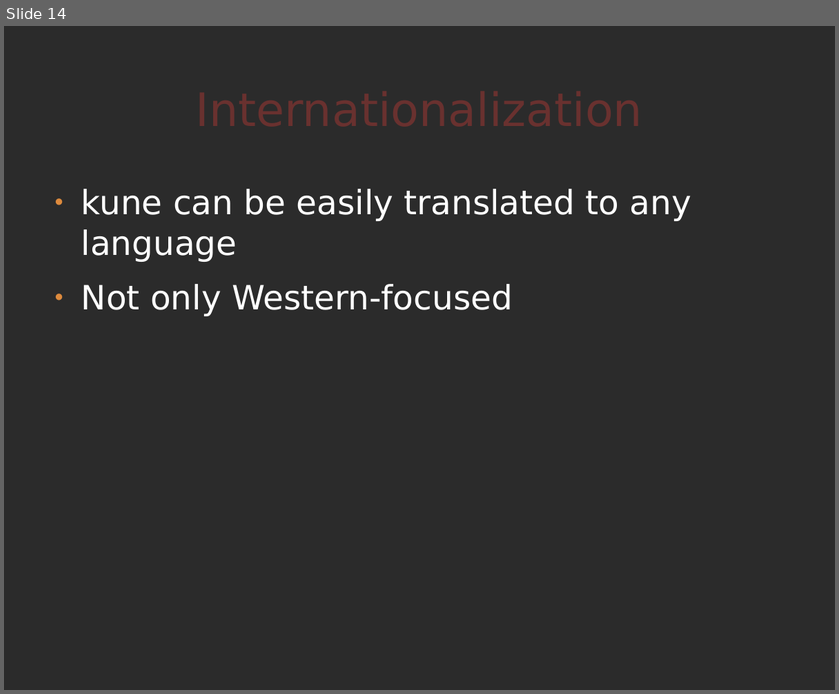
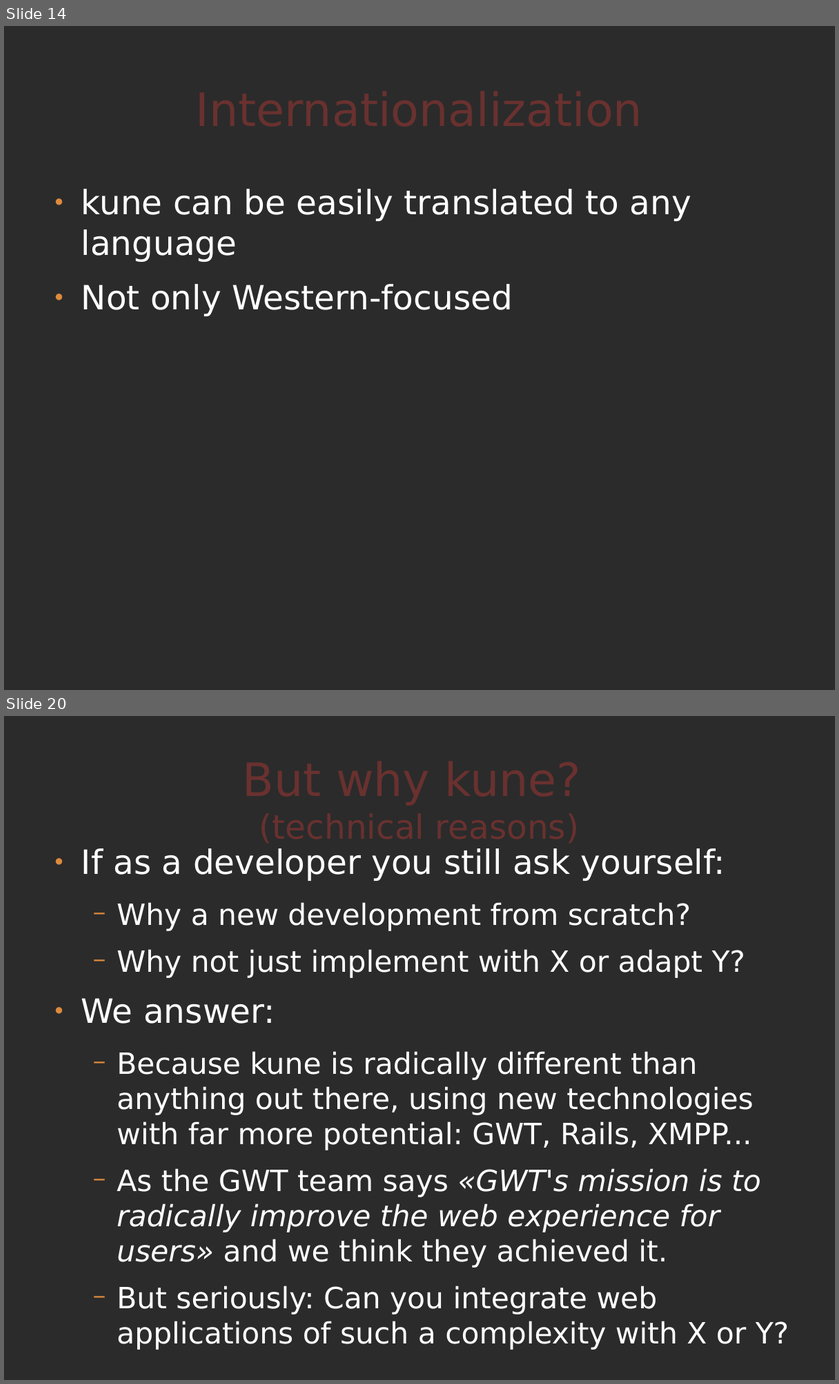
Before and after one commit to comunes/kune, a slide deck: doc/kune-ene-09.odp. Shown one above the other, each under a label of ours: slide 14 before the commit, slides 14 and 20 after it; the slides between them are not shown. The pictures are 839x694 and 839x1384 pixels, drawn with LibreOffice and Linux fonts; fonts in the diff are those of the drawing; background and template pictures are left out; a plain dark background stands for a picture behind light text. Boxes give left, top, right and bottom in pixels: in the first picture for what was removed or moved away, otherwise in the second. Text is boxed around its words. In the diff, an @@ line names an element or a change of style, - is before the commit and + after.

```diff
--- a/doc/kune-ene-09.odp
+++ b/doc/kune-ene-09.odp
@@ slide 20 added at bbox=[4, 716, 835, 1380], background picture (left out) @@
@@ title added at bbox=[45, 743, 793, 853], 32 pt, text #69312F @@
+But why kune?
+(technical reasons)
@@ text added at bbox=[81, 848, 789, 1350], 28 pt, text #FFFFFF @@
+● If as a developer you still ask yourself:
+  − Why a new development from scratch?
+  − Why not just implement with X or adapt Y?
+● We answer:
+  − Because kune is radically different than anything out there, using new technologies with far more potential: GWT, Rails, XMPP...
+  − As the GWT team says «GWT's mission is to radically improve the web experience for users» and we think they achieved it.
+  − But seriously: Can you integrate web applications of such a complexity with X or Y?
```
Also in this commit, not shown: 5 slides changed, 2 other slides added, 2 slides removed, 2 other files.
